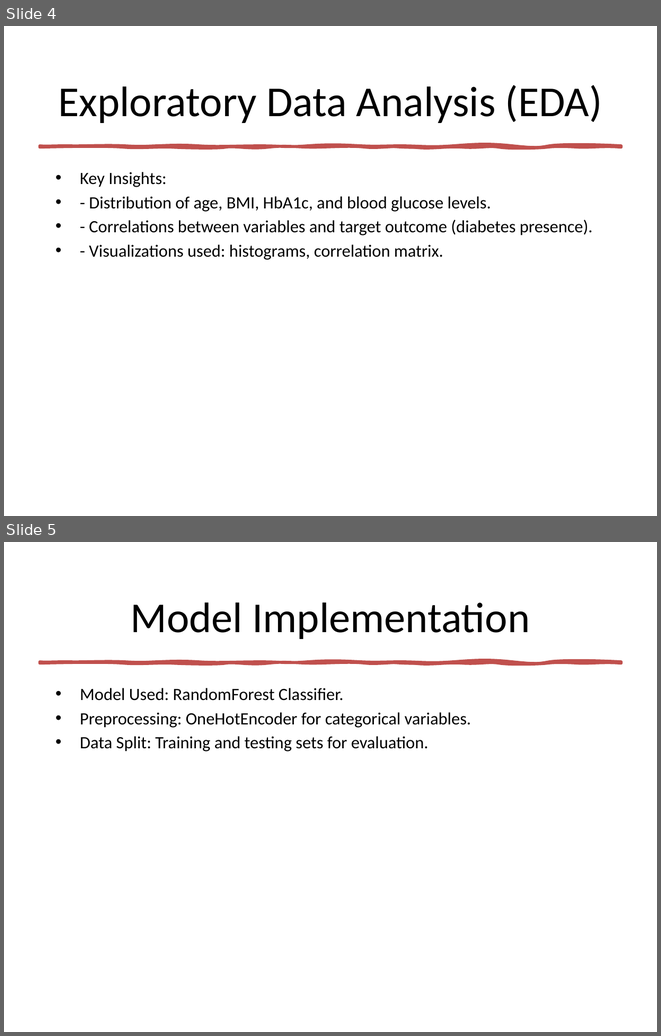
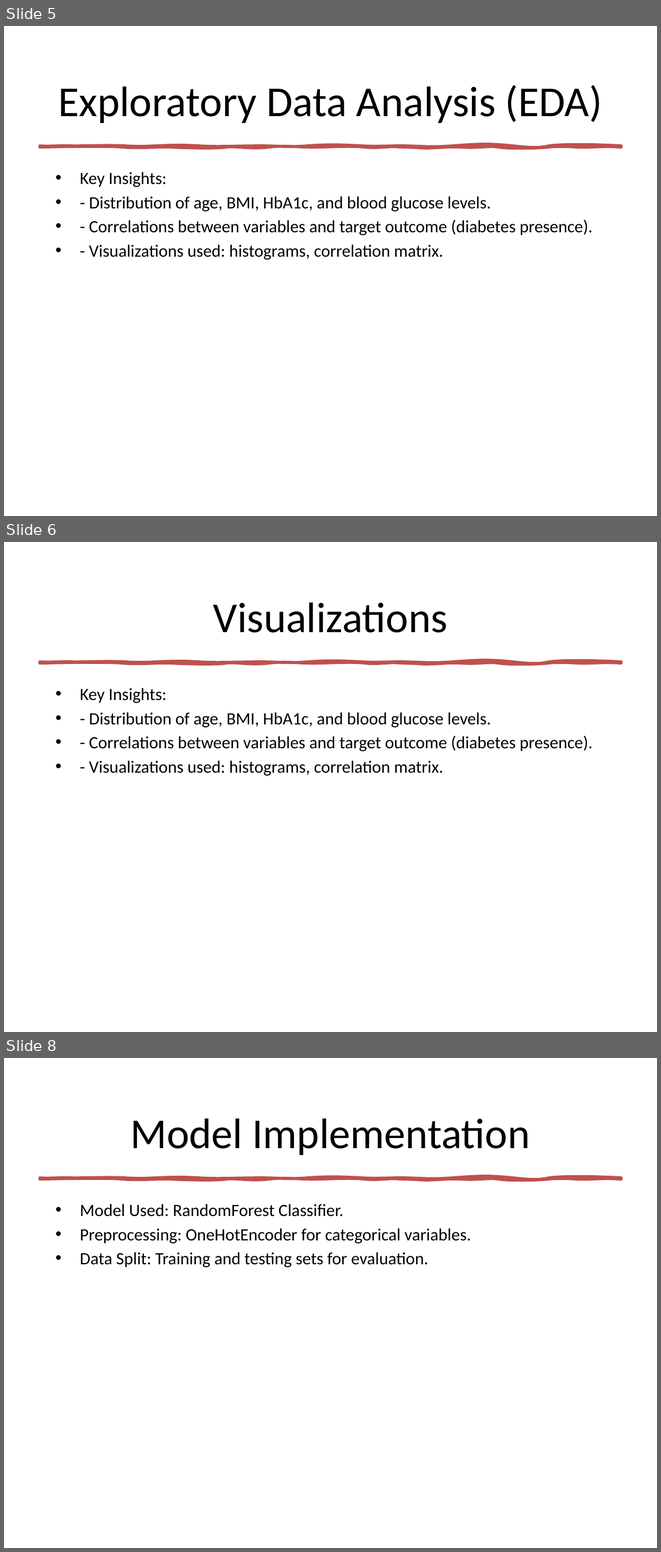
Before and after one commit to piiop/group-project-2, a slide deck: Project2.pptx. Shown one above the other, each under a label of ours: slides 4 and 5 before the commit, slides 5, 6 and 8 after it; the slides between them are not shown. The pictures are 661x1036 and 661x1552 pixels, drawn with LibreOffice and Linux fonts; fonts in the diff are those of the drawing. Boxes give left, top, right and bottom in pixels: in the first picture for what was removed or moved away, otherwise in the second. Text is boxed around its words. In the diff, an @@ line names an element or a change of style, - is before the commit and + after.

```diff
--- a/Project2.pptx
+++ b/Project2.pptx
@@ slide 6 added at (x1=4, y1=542, x2=657, y2=1032), background #FFFFFF @@
@@ title added at (x1=213, y1=602, x2=448, y2=633), 47 pt, text #000000 @@
+Visualizations
@@ freeform shape added at (x1=40, y1=661, x2=621, y2=663), fill #C0504D, outline #C0504D 3.25 pt @@
@@ text added at (x1=80, y1=688, x2=593, y2=776), 19 pt, text #000000 @@
+• Key Insights:
+• - Distribution of age, BMI, HbA1c, and blood glucose levels.
+• - Correlations between variables and target outcome (diabetes presence).
+• - Visualizations used: histograms, correlation matrix.
@@ what was slide 4 is now slide 5 @@
@@ what was slide 5 is now slide 8 @@
```
Also in this commit, not shown: 3 slides changed, 2 other slides added, 1 slide removed, 1 other file.
